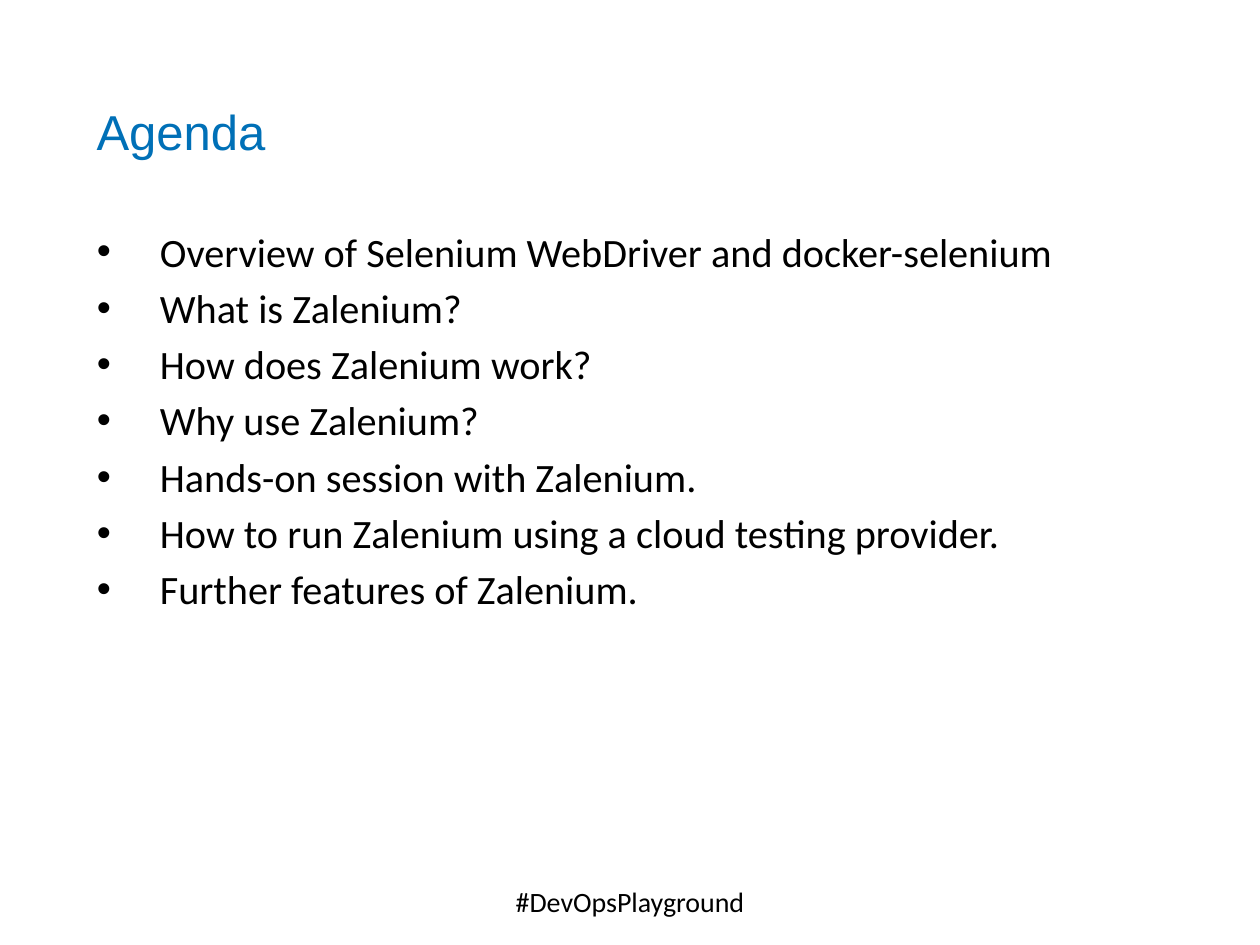
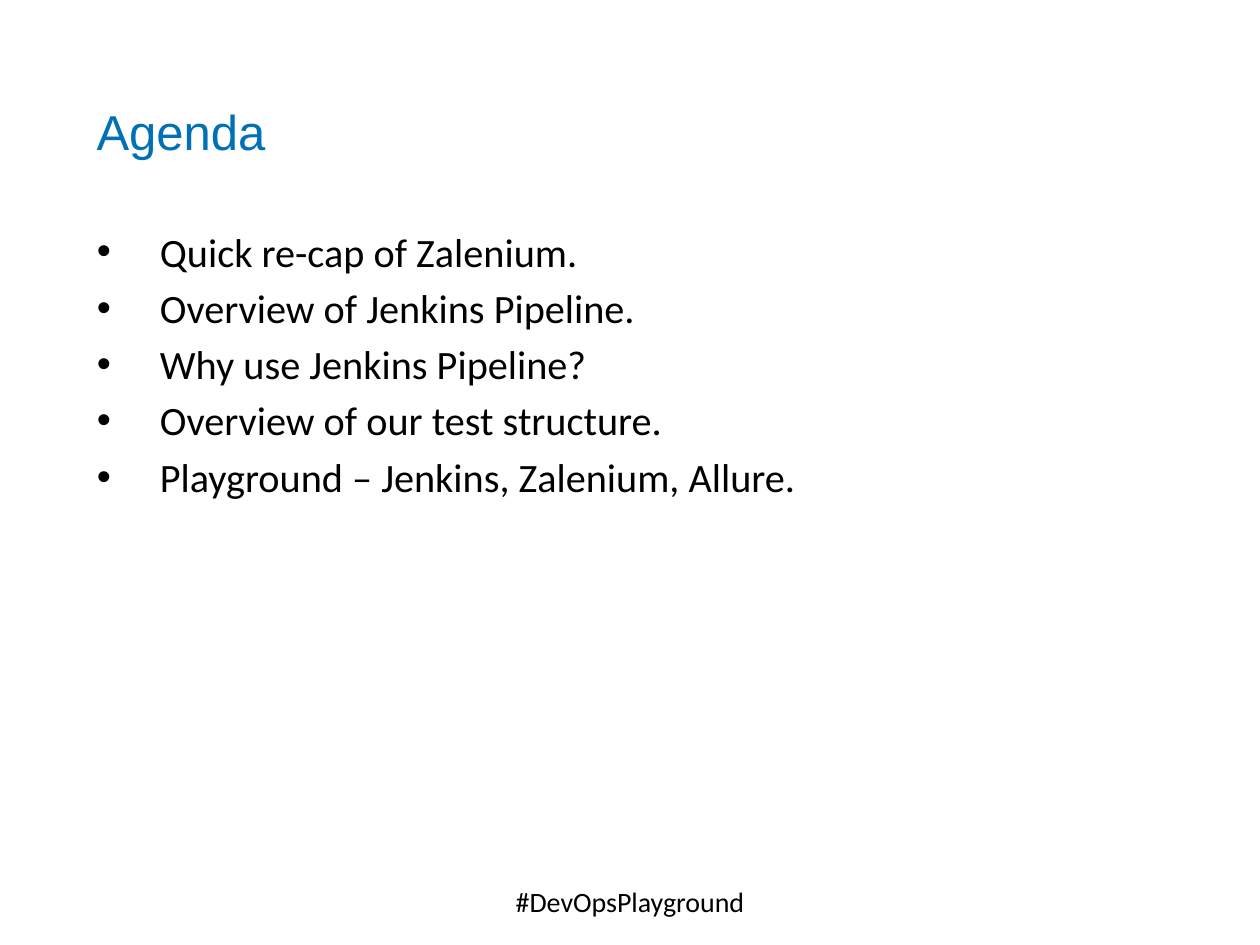
Before and after one commit to DevOpsPlayground/Hands-on-with-Continuous-Testing-using-Jenkins-and-Zalenium, a slide deck: slide 5 of ZaleniumJenkins.pptx. Drawn at 1260x945 pixels with LibreOffice and Linux fonts; fonts in the diff are those of the drawing; background and template pictures are left out. Boxes give left, top, right and bottom in pixels: in the first picture for what was removed or moved away, otherwise in the second. Text is boxed around its words. In the diff, an @@ line names an element or a change of style, - is before the commit and + after.

```diff
--- a/ZaleniumJenkins.pptx
+++ b/ZaleniumJenkins.pptx
@@ text at [160, 239, 795, 499]: text changed @@
-• Overview of Selenium WebDriver and docker-selenium
-• What is Zalenium?
-• How does Zalenium work?
-• Why use Zalenium?
-• Hands-on session with Zalenium.
-• How to run Zalenium using a cloud testing provider.
-• Further features of Zalenium.
+• Quick re-cap of Zalenium.
+• Overview of Jenkins Pipeline.
+• Why use Jenkins Pipeline?
+• Overview of our test structure.
+• Playground – Jenkins, Zalenium, Allure.
```
Also in this commit, not shown: 3 other slides changed, 4 slides added, 8 slides removed, 2 other files.
